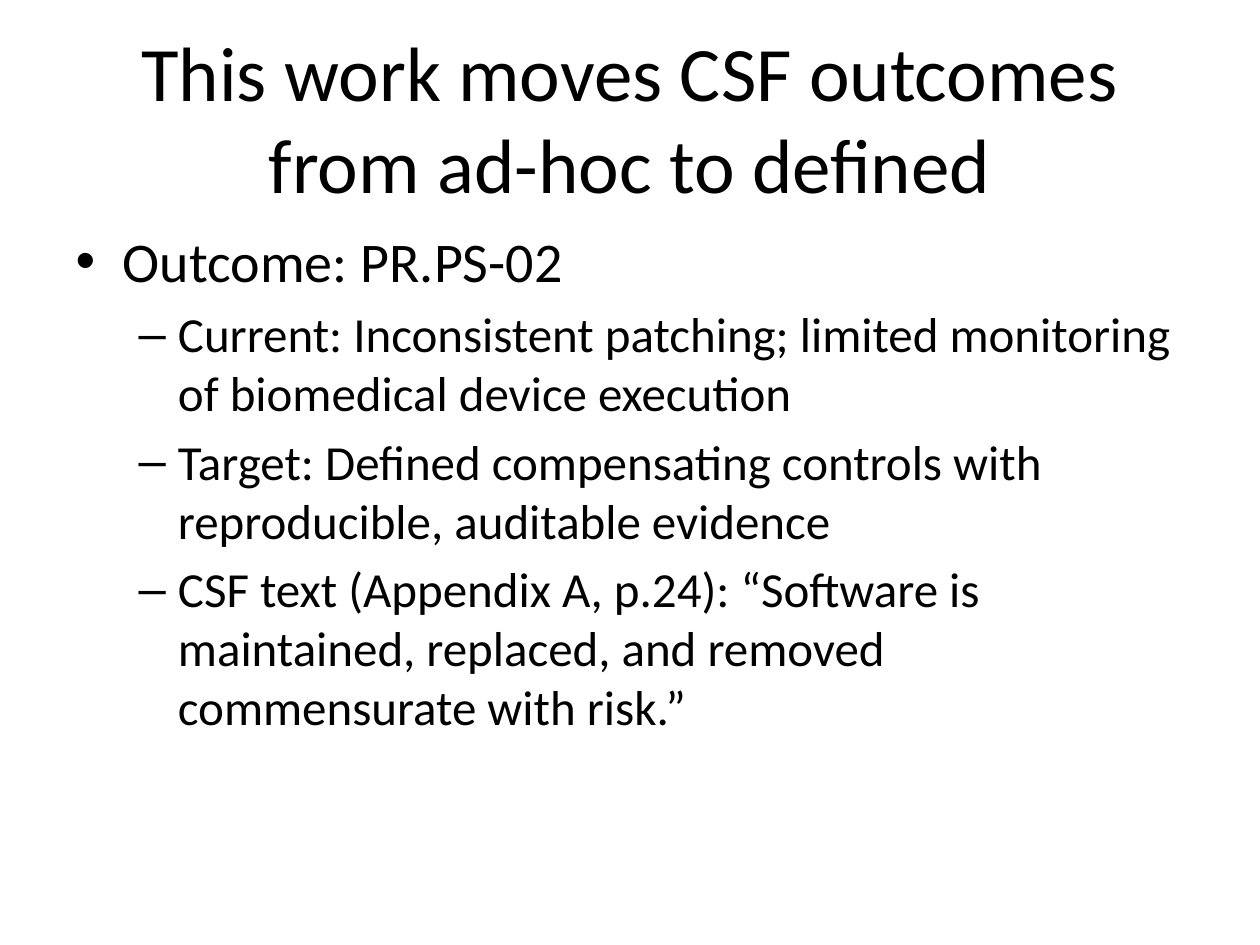
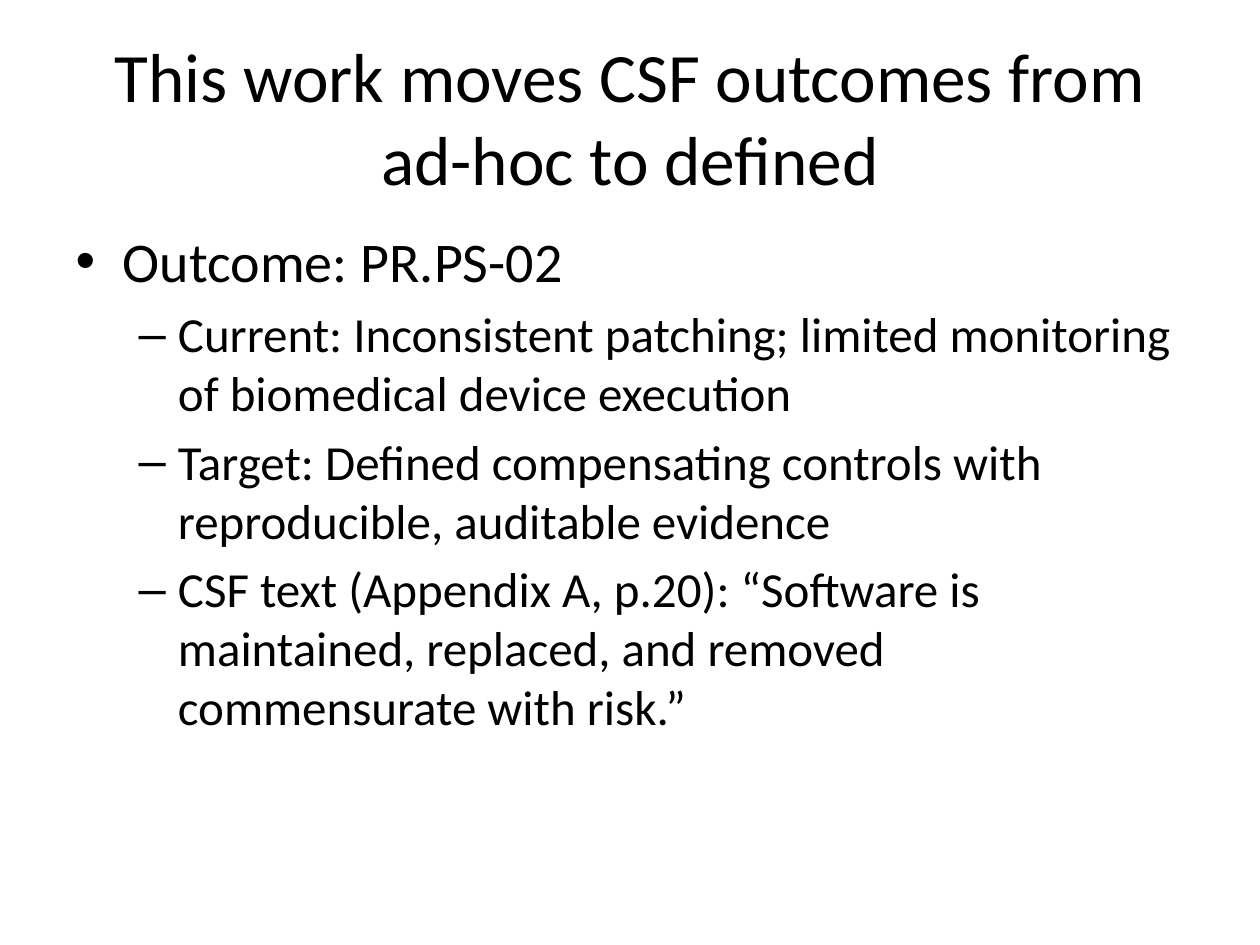
Before and after one commit to Abdi6191/capstone-reproducibility-, a slide deck: slide 8 of docs/pitch/week13_pitch.pptx. Drawn at 1260x945 pixels with LibreOffice and Linux fonts; fonts in the diff are those of the drawing. Boxes give left, top, right and bottom in pixels: in the first picture for what was removed or moved away, otherwise in the second. Text is boxed around its words. In the diff, an @@ line names an element or a change of style, - is before the commit and + after.

```diff
--- a/docs/pitch/week13_pitch.pptx
+++ b/docs/pitch/week13_pitch.pptx
@@ title "This work moves CSF outcomes ..." at [115, 54, 1145, 186]: size 44 to 39.6 pt @@
@@ text at [178, 571, 979, 726]: text changed @@
-  – CSF text (Appendix A, p.24): “Software is maintained, replaced, and removed commensurate with risk.”
+  – CSF text (Appendix A, p.20): “Software is maintained, replaced, and removed commensurate with risk.”
```
Also in this commit, not shown: 7 other slides changed.
